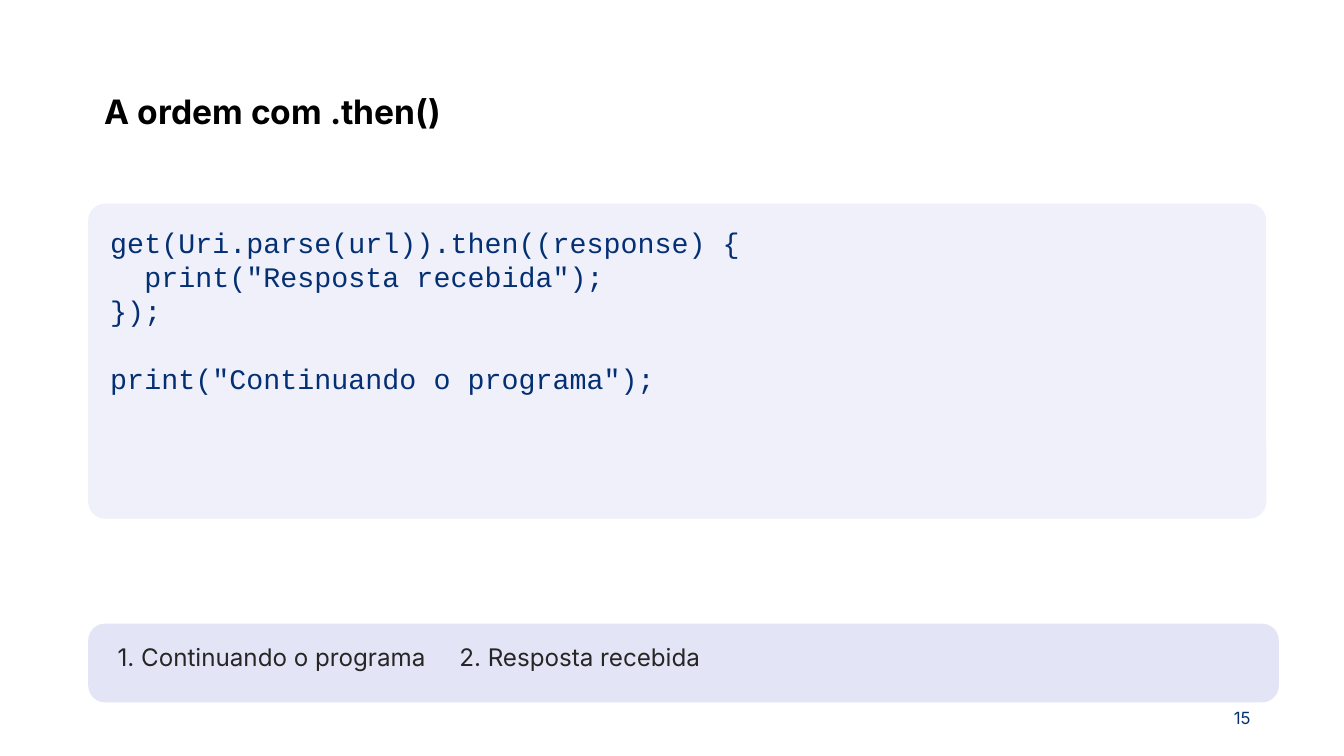
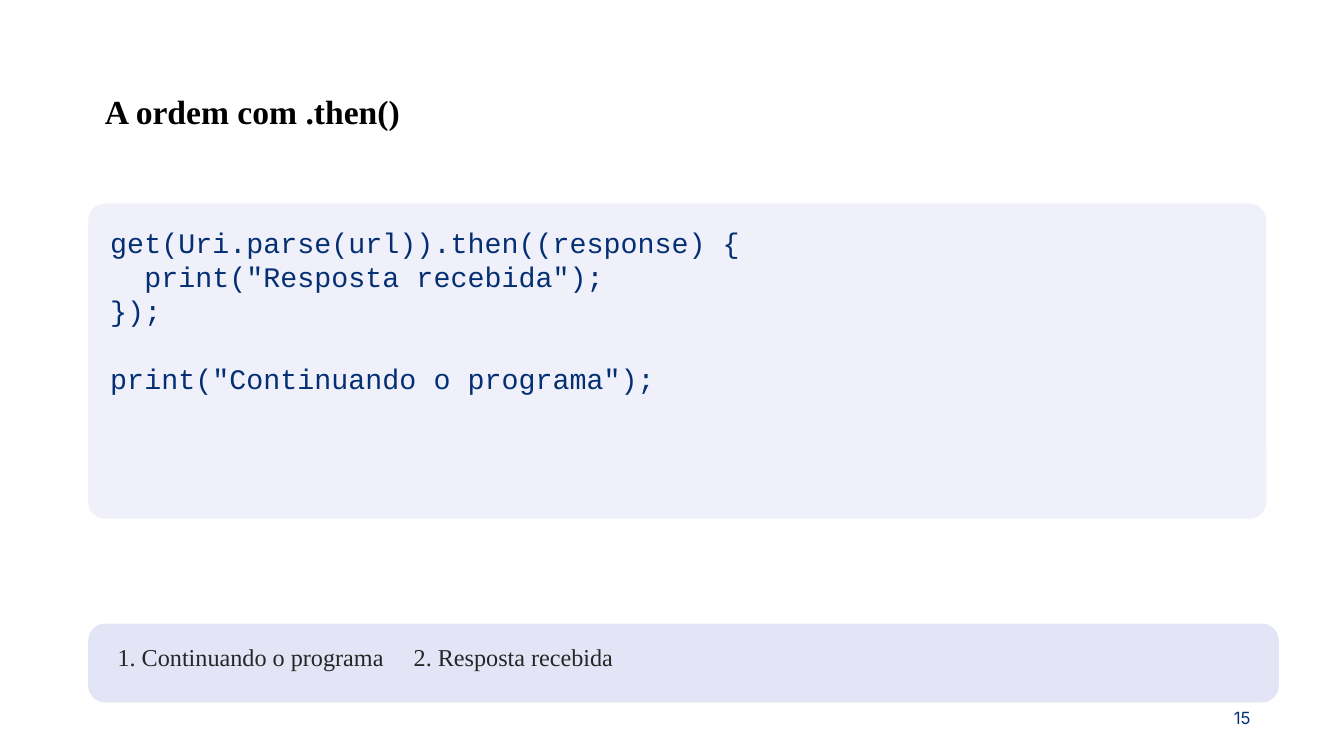
Before and after one commit to PedroMiho/UMC, a slide deck: slide 18 of engenharia-software/desenvolvimento-aplicacoes/pedro/Aula 10 - Programação Assincrona e Comunicação com API/Aula_Dart_Requisicoes_API.pptx. Drawn at 1344x756 pixels with LibreOffice and Linux fonts; fonts in the diff are those of the drawing; background and template pictures are left out. Boxes give left, top, right and bottom in pixels: in the first picture for what was removed or moved away, otherwise in the second. Text is boxed around its words. In the diff, an @@ line names an element or a change of style, - is before the commit and + after.

```diff
--- a/engenharia-software/desenvolvimento-aplicacoes/pedro/Aula 10 - Programação Assincrona e Comunicação com API/Aula_Dart_Requisicoes_API.pptx
+++ b/engenharia-software/desenvolvimento-aplicacoes/pedro/Aula 10 - Programação Assincrona e Comunicação com API/Aula_Dart_Requisicoes_API.pptx
@@ text "A ordem com .then()" at <box>105,100,400,131</box>: font Inter to Times New Roman @@
@@ text "1. Continuando o programa 2. ..." at <box>118,649,613,672</box>: font Inter to Times New Roman @@
```
Also in this commit, not shown: 24 other slides changed, 1 other file.
